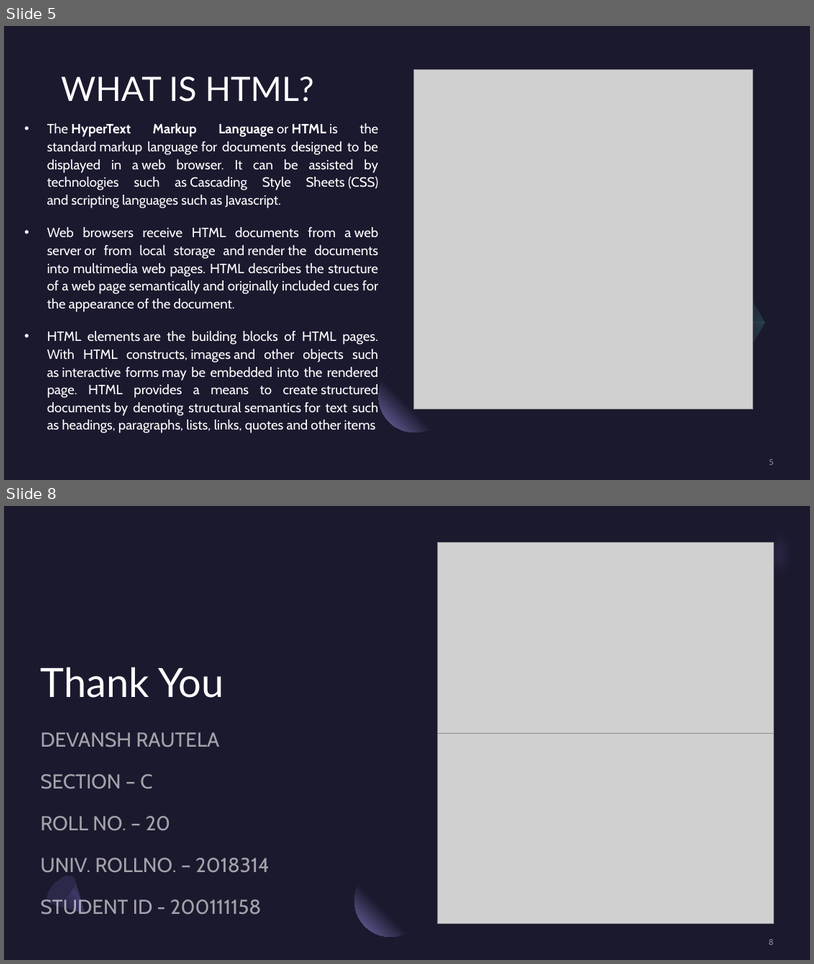
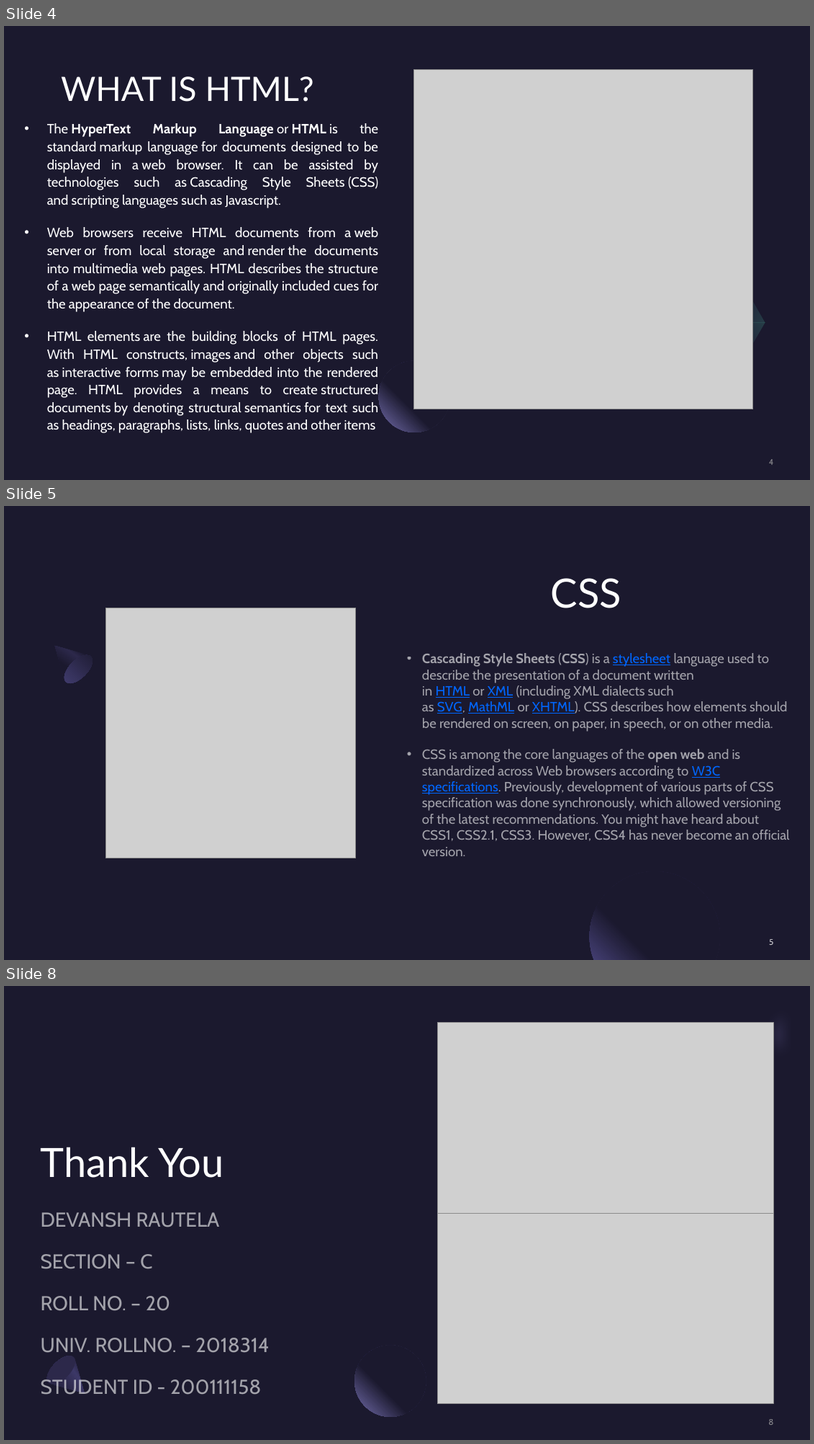
Before and after one commit to devanshrautela/web-development, a slide deck: Web Development.pptx. Shown one above the other, each under a label of ours: slides 5 and 8 before the commit, slides 4, 5 and 8 after it; the slides between them are not shown. The pictures are 814x964 and 814x1444 pixels, drawn with LibreOffice and Linux fonts; fonts in the diff are those of the drawing; grey boxes stand for pictures. Boxes give left, top, right and bottom in pixels: in the first picture for what was removed or moved away, otherwise in the second. Text is boxed around its words. In the diff, an @@ line names an element or a change of style, - is before the commit and + after.

```diff
--- a/Web Development.pptx
+++ b/Web Development.pptx
@@ slide 5 added at (4, 506, 810, 960), background #1B192E @@
@@ rectangle added at (4, 506, 810, 960), fill #1B192E @@
@@ title added at (551, 578, 622, 608), 48 pt, text #FFFFFF @@
+CSS
@@ picture added at (106, 608, 355, 857) @@
@@ freeform shape added at (42, 633, 97, 688), fill gradient #1B192E to #2C284A @@
@@ ellipse added at (59, 650, 98, 688), fill gradient #454075 to #1B192E @@
@@ text added at (422, 653, 790, 841), 16 pt, text #FFFFFF at 60% opacity @@
+• Cascading Style Sheets (CSS) is a stylesheet language used to describe the presentation of a document written in HTML or XML (including XML dialects such as SVG, MathML or XHTML). CSS describes how elements should be rendered on screen, on paper, in speech, or on other media.
+• CSS is among the core languages of the open web and is standardized across Web browsers according to W3C specifications. Previously, development of various parts of CSS specification was done synchronously, which allowed versioning of the latest recommendations. You might have heard about CSS1, CSS2.1, CSS3. However, CSS4 has never become an official version.
@@ freeform shape added at (590, 871, 721, 960), fill gradient #1B192E to #454075 @@
@@ page number added at (769, 939, 774, 944), 10 pt, text #FFFFFF at 80% opacity @@
+5
@@ what was slide 5 is now slide 4 @@
@@ page number at (769, 459, 774, 464): text changed @@
-5
+4
```
Also in this commit, not shown: 2 other slides added, 3 slides removed, 8 other files.
